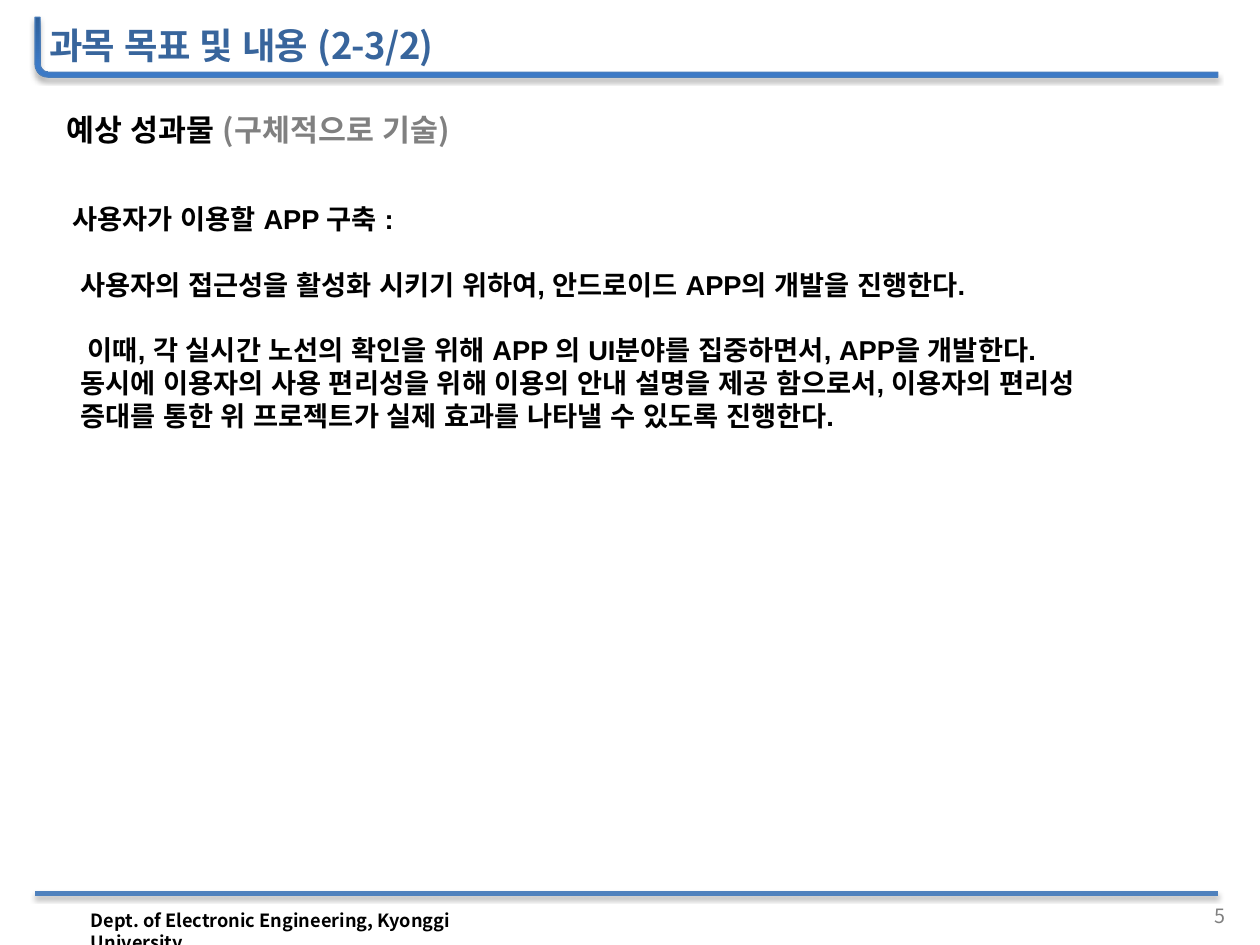
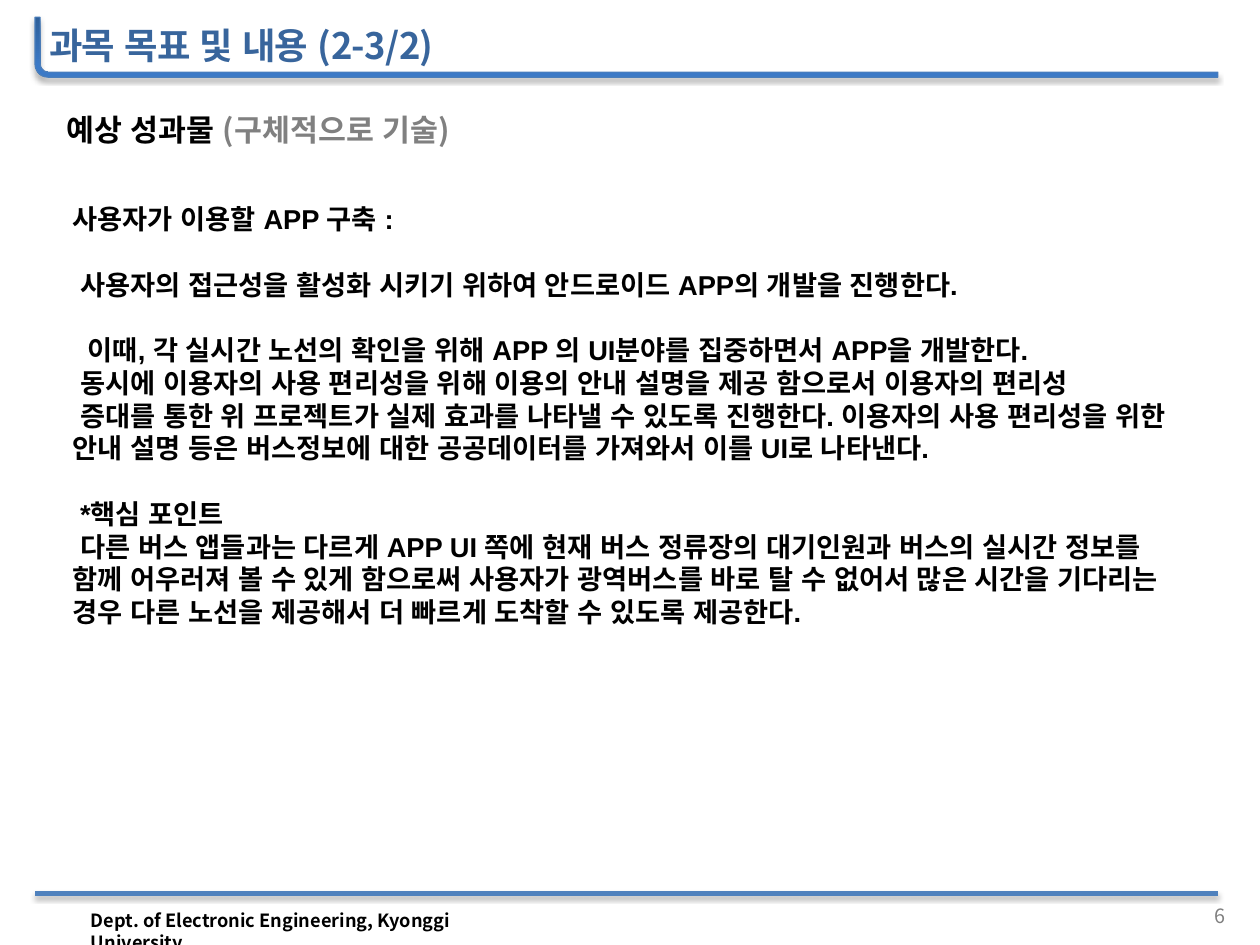
Before and after one commit to woojin1027/THE-FACO, a slide deck: slide 7 of 공학설계 자료/공학설계_중간보고_발표자료.pptx (slide 6 before the commit). Drawn at 1260x945 pixels with LibreOffice and Linux fonts; fonts in the diff are those of the drawing; background and template pictures are left out. Boxes give left, top, right and bottom in pixels: in the first picture for what was removed or moved away, otherwise in the second. Text is boxed around its words. In the diff, an @@ line names an element or a change of style, - is before the commit and + after.

```diff
--- a/공학설계 자료/공학설계_중간보고_발표자료.pptx
+++ b/공학설계 자료/공학설계_중간보고_발표자료.pptx
@@ text at [73,272,1165,625]: text changed @@
-사용자의 접근성을 활성화 시키기 위하여, 안드로이드 APP의 개발을 진행한다.
-이때, 각 실시간 노선의 확인을 위해 APP 의 UI분야를 집중하면서, APP을 개발한다.
-동시에 이용자의 사용 편리성을 위해 이용의 안내 설명을 제공 함으로서, 이용자의 편리성
-증대를 통한 위 프로젝트가 실제 효과를 나타낼 수 있도록 진행한다.
+사용자의 접근성을 활성화 시키기 위하여 안드로이드 APP의 개발을 진행한다.
+이때, 각 실시간 노선의 확인을 위해 APP 의 UI분야를 집중하면서 APP을 개발한다.
+동시에 이용자의 사용 편리성을 위해 이용의 안내 설명을 제공 함으로서 이용자의 편리성
+증대를 통한 위 프로젝트가 실제 효과를 나타낼 수 있도록 진행한다. 이용자의 사용 편리성을 위한 안내 설명 등은 버스정보에 대한 공공데이터를 가져와서 이를 UI로 나타낸다.
+*핵심 포인트
+다른 버스 앱들과는 다르게 APP UI 쪽에 현재 버스 정류장의 대기인원과 버스의 실시간 정보를 함께 어우러져 볼 수 있게 함으로써 사용자가 광역버스를 바로 탈 수 없어서 많은 시간을 기다리는 경우 다른 노선을 제공해서 더 빠르게 도착할 수 있도록 제공한다.
@@ page number at [1214,908,1225,923]: text changed @@
-5
+6
```
Also in this commit, not shown: 3 other slides changed, 1 slide added, 1 other file.
